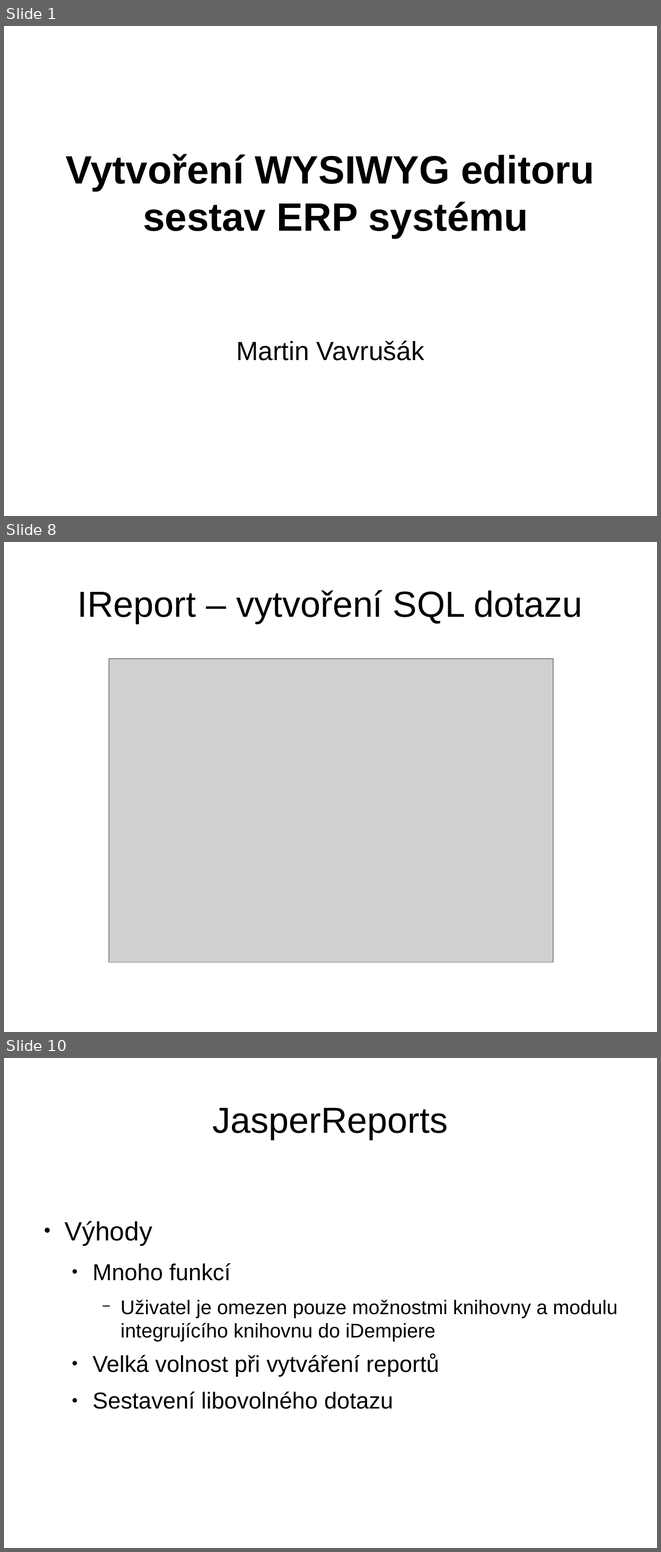
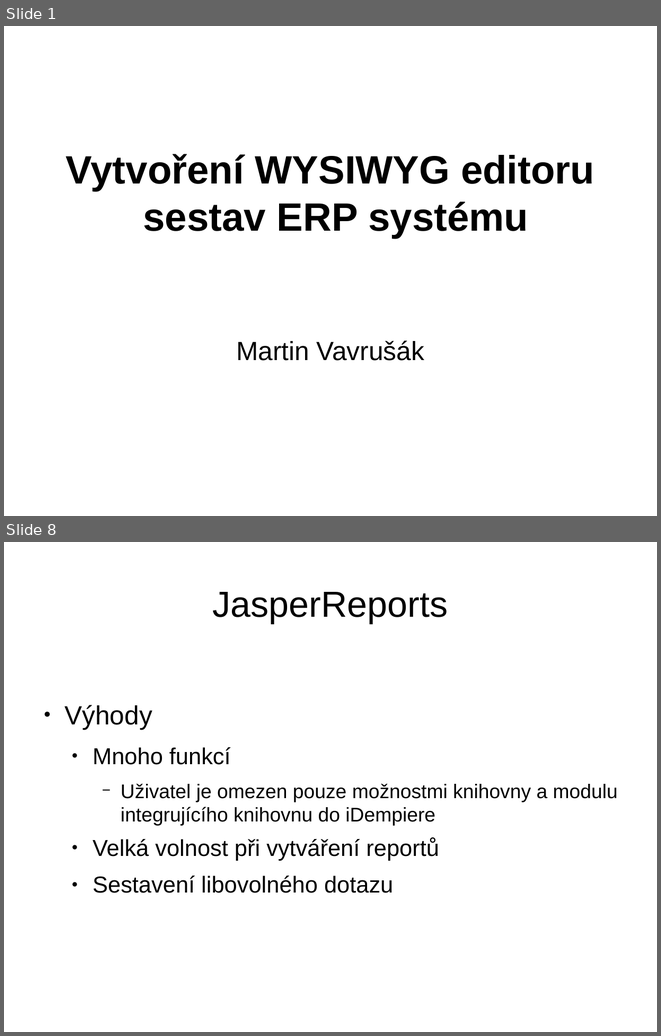
Before and after one commit to martin-vavrusak/mgr_statnice, a slide deck: !prezentace/vavrusak_WYSIVYG.odp. Shown one above the other, each under a label of ours: slides 1, 8 and 10 before the commit, slides 1 and 8 after it; the slides between them are not shown. The pictures are 661x1552 and 661x1036 pixels, drawn with LibreOffice and Linux fonts; fonts in the diff are those of the drawing; grey boxes stand for pictures. Boxes give left, top, right and bottom in pixels: in the first picture for what was removed or moved away, otherwise in the second. Text is boxed around its words. In the diff, an @@ line names an element or a change of style, - is before the commit and + after.

```diff
--- a/!prezentace/vavrusak_WYSIVYG.odp
+++ b/!prezentace/vavrusak_WYSIVYG.odp
@@ slide 8 removed at bbox=[4, 542, 657, 1032], background #FFFFFF @@
@@ title removed at bbox=[77, 590, 583, 623] @@
-IReport – vytvoření SQL dotazu
@@ picture removed at bbox=[109, 659, 553, 962] @@
@@ what was slide 10 is now slide 8 @@
```
Also in this commit, not shown: 8 slides changed, 6 slides added, 11 other slides removed.
